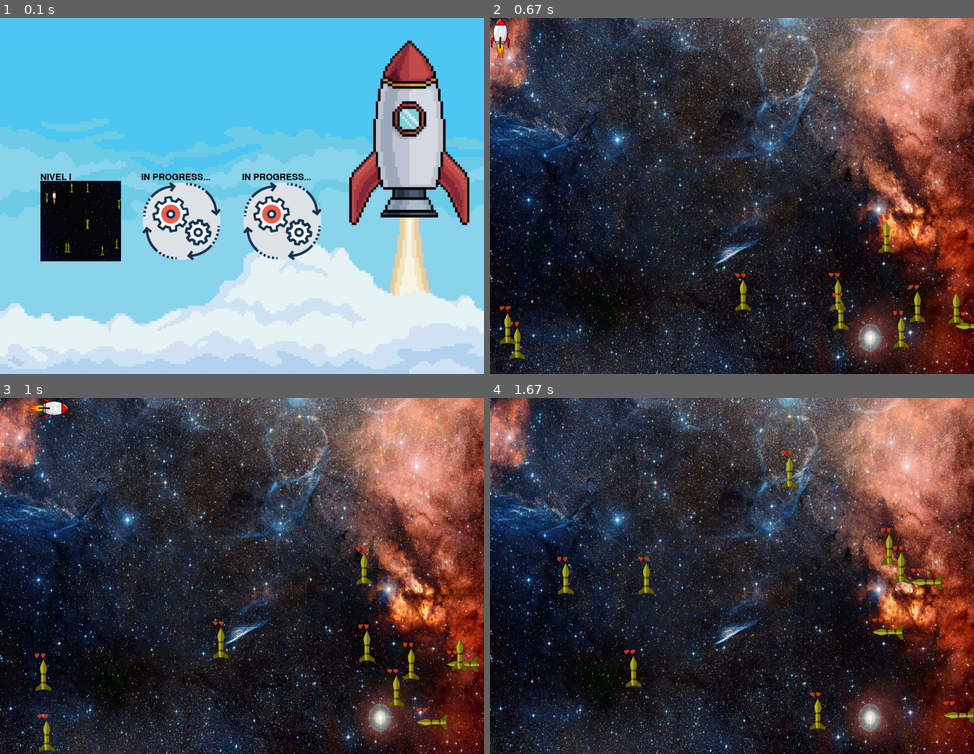
Above: before the commit, frames 1-4 (two rows, left to right).
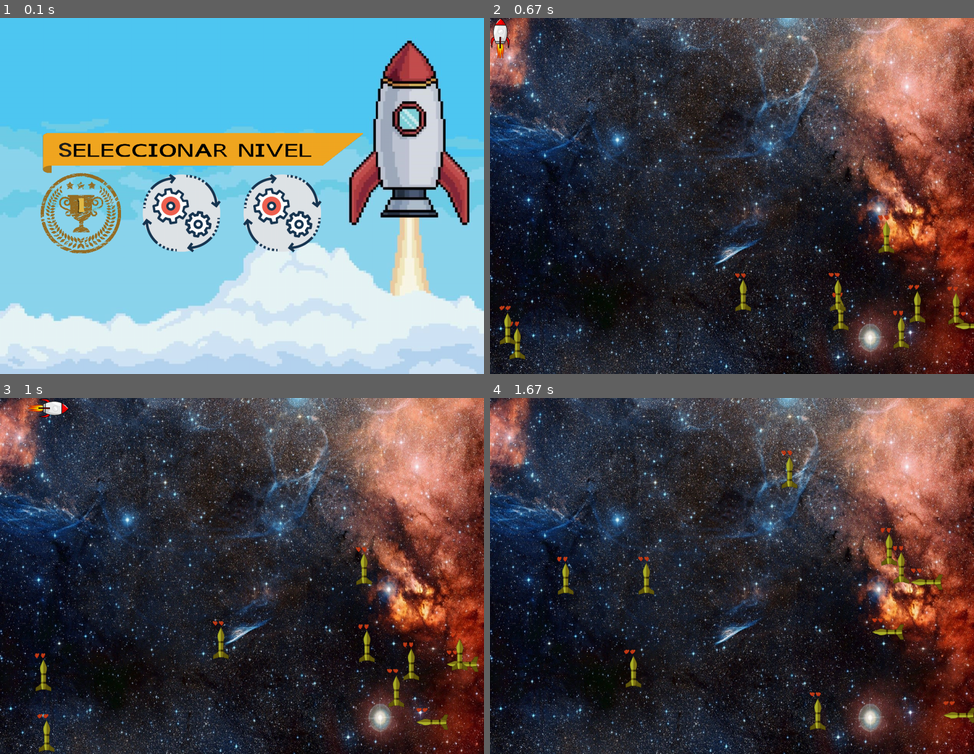
Above: after the commit, the same moments.

Repository: FrancoBulotas/juegos_pygame
Game: pygame game, started from juego_final/main.py
The game is run twice, just before and just after one commit, with the same random seed, the same clock (stepped at 60 frames per second) and the same inputs.
Inputs (mouse positions are in pixels of both pictures, inside the frame that each line leads up to):
- Up to frame 1 (0.1 s): no input
- Up to frame 2 (0.67 s): click (572, 217) at 0.38 s
- Up to frame 3 (1 s): hold D from 0.83 s (still down); move the mouse to (222, 590) at 0.87 s
- Up to frame 4 (1.67 s): release D at 1.3 s; hold W 1.33-1.63 s

The runs differ from the first frame. In frame 1, 14% of the frame differs, in the area x 8-75%, y 32-69%; in frame 2, nothing differs; in frame 3, nothing differs; in frame 4, nothing differs.

Commit message:
menu de mierda

Diff:
--- a/juego_final/constantes.py
+++ b/juego_final/constantes.py
@@ -8,7 +8,7 @@
 ANCHO_MUNICION = 50
 ALTO_MUNICION = 20
 
-VELOCIDAD_PERSONJE = 7
+VELOCIDAD_PERSONAJE = 7
 VELOCIDAD_ENEMIGO = 3
 VIDAS_PERSONAJE = 3
 
--- a/juego_final/main.py
+++ b/juego_final/main.py
@@ -31,10 +31,6 @@
     vida = Vida()
     vidas_personaje.add(vida)
 
-# vidas_misil = pygame.sprite.Group()
-# for i in range(2):
-#     vida = Vida()
-#     vidas_misil.add(vida)
 # Crear un grupo para todos los misiles
 grupo_misiles = pygame.sprite.Group()
 # Crear misiles
@@ -43,11 +39,7 @@
     grupo_misiles.add(misil)
 
 # Textos
-fuente = pygame.font.Font(None, 32)
-
-font = pygame.font.SysFont("Arial Narrow", 50)
-text = font.render("PERDISTE", True, (255, 0, 0))
-
+fuente = pygame.font.SysFont("Times New Roman", 32)
 # Variable de estado del juego
 hubo_choque = False
 # Bucle principal
@@ -56,7 +48,6 @@
 menu_activo = True
 ingreso_nivel_uno = False
 nivel_pausado = False
-
 
 while juego_corriendo:
     # Manejar eventos de entrada
@@ -79,7 +70,7 @@
         menu.dibujar()
     else:
         if ingreso_nivel_uno:
-            nivel_pausado = nivel_uno(personaje, grupo_misiles, hubo_choque, fondo_nivel_uno, grupo_balas, vidas_personaje)#, vidas_misil)
+            nivel_pausado = nivel_uno(personaje, grupo_misiles, hubo_choque, fondo_nivel_uno, grupo_balas, vidas_personaje)
             if nivel_pausado:
                 texto_game_over = fuente.render("Game Over", True, (255, 0, 0))
                 PANTALLA_JUEGO.blit(texto_game_over, (ANCHO_PANTALLA // 2 - 80, ALTO_PANTALLA // 2 - 80))
--- a/juego_final/menu.py
+++ b/juego_final/menu.py
@@ -14,6 +14,10 @@
             self.opciones.append(Opcion(opcion, (x, y), imagen))
 
     def dibujar(self):
+        self.imagen_seleccionar_nivel = pygame.image.load(RECURSOS + "seleccionar-nivel.png")
+        self.imagen_seleccionar_nivel = pygame.transform.scale(self.imagen_seleccionar_nivel, (800, 100))
+        PANTALLA_JUEGO.blit(self.imagen_seleccionar_nivel, (100, ALTO_PANTALLA - 600 ))
+
         for opcion in self.opciones:
             seleccionado = opcion is self.seleccion
             opcion.dibujar(seleccionado)
@@ -34,14 +38,8 @@
         self.rect = pygame.Rect(posicion, (200, 220))
 
     def dibujar(self, seleccionado):
-        color = (0, 0, 0)
-        if seleccionado:
-            color = (255, 0, 0)
 
-        fuente = pygame.font.Font(None, 32)
-        texto = fuente.render(self.texto, True, color)
-        PANTALLA_JUEGO.blit(texto, (self.rect.x, self.rect.y))
-        PANTALLA_JUEGO.blit(self.imagen, (self.rect.x, self.rect.y + 20))
+        PANTALLA_JUEGO.blit(self.imagen, self.posicion)
 
     def esta_seleccionado(self, mouse_pos):
         return self.rect.collidepoint(mouse_pos)
--- a/juego_final/personaje.py
+++ b/juego_final/personaje.py
@@ -20,7 +20,7 @@
         - Retorna la imagen de la nave, segun a donde esta apuntando.
         """
         if teclas_presionadas[K_a]:
-            self.rect_nave.x -= VELOCIDAD_PERSONJE
+            self.rect_nave.x -= VELOCIDAD_PERSONAJE
             #Vida.rect_vida.x = self.rect_nave.x
             self.imagen_nave = pygame.image.load(RECURSOS + "nave-izquierda.png")
             self.imagen_nave = pygame.transform.scale(self.imagen_nave, (ANCHO_PERSONAJE, ALTO_PERSONAJE))
@@ -33,7 +33,7 @@
                 self.update(grupo_balas)
 
         if teclas_presionadas[K_d]:
-            self.rect_nave.x += VELOCIDAD_PERSONJE
+            self.rect_nave.x += VELOCIDAD_PERSONAJE
             #Vida.rect_vida.x = self.rect_nave.x
             self.imagen_nave = pygame.image.load(RECURSOS + "nave-derecha.png")
             self.imagen_nave = pygame.transform.scale(self.imagen_nave, (ANCHO_PERSONAJE, ALTO_PERSONAJE))
@@ -46,7 +46,7 @@
                 self.update(grupo_balas)
 
         if teclas_presionadas[K_w]:
-            self.rect_nave.y -= VELOCIDAD_PERSONJE
+            self.rect_nave.y -= VELOCIDAD_PERSONAJE
             #Vida.rect_vida.y = self.rect_nave.y
             self.imagen_nave = pygame.image.load(RECURSOS + "nave-arriba.png")
             self.imagen_nave = pygame.transform.scale(self.imagen_nave, (ALTO_PERSONAJE, ANCHO_PERSONAJE))
@@ -59,7 +59,7 @@
                 self.update(grupo_balas)
 
         if teclas_presionadas[K_s]:
-            self.rect_nave.y += VELOCIDAD_PERSONJE
+            self.rect_nave.y += VELOCIDAD_PERSONAJE
             #Vida.rect_vida.y = self.rect_nave.y
             self.imagen_nave = pygame.image.load(RECURSOS + "nave-abajo.png")
             self.imagen_nave = pygame.transform.scale(self.imagen_nave, (ALTO_PERSONAJE, ANCHO_PERSONAJE))
@@ -92,8 +92,8 @@
         self.direccion_y = dir_y
 
     def update(self):
-        self.rect.x += (self.direccion_x * (VELOCIDAD_PERSONJE+5))
-        self.rect.y += (self.direccion_y * (VELOCIDAD_PERSONJE+5))
+        self.rect.x += (self.direccion_x * (VELOCIDAD_PERSONAJE+5))
+        self.rect.y += (self.direccion_y * (VELOCIDAD_PERSONAJE+5))
 
         if self.rect.x > ANCHO_PANTALLA or self.rect.x < 0 or self.rect.y > ALTO_PANTALLA or self.rect.y < 0:
             self.kill() # eliminamos el misil si sale de la pantalla
Binary file added: juego_final/Imagenes/letras/A.png
Binary file added: juego_final/Imagenes/letras/C.png
Binary file added: juego_final/Imagenes/letras/E.png
Binary file added: juego_final/Imagenes/letras/I.png
Binary file added: juego_final/Imagenes/letras/L.png
Binary file added: juego_final/Imagenes/letras/N.png
Binary file added: juego_final/Imagenes/letras/O.png
Binary file added: juego_final/Imagenes/letras/R.png
Binary file added: juego_final/Imagenes/letras/S.png
Binary file added: juego_final/Imagenes/letras/V.png
Binary file added: juego_final/Imagenes/posibles-personajes/misil.png
Binary file added: juego_final/Imagenes/posibles-personajes/nave-2.png
(and 9 more such lines)
